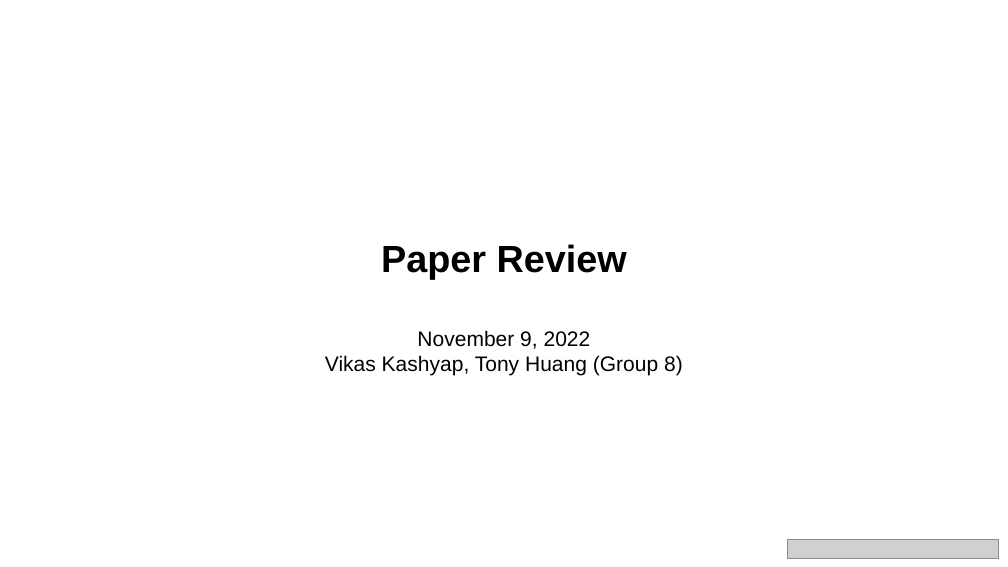
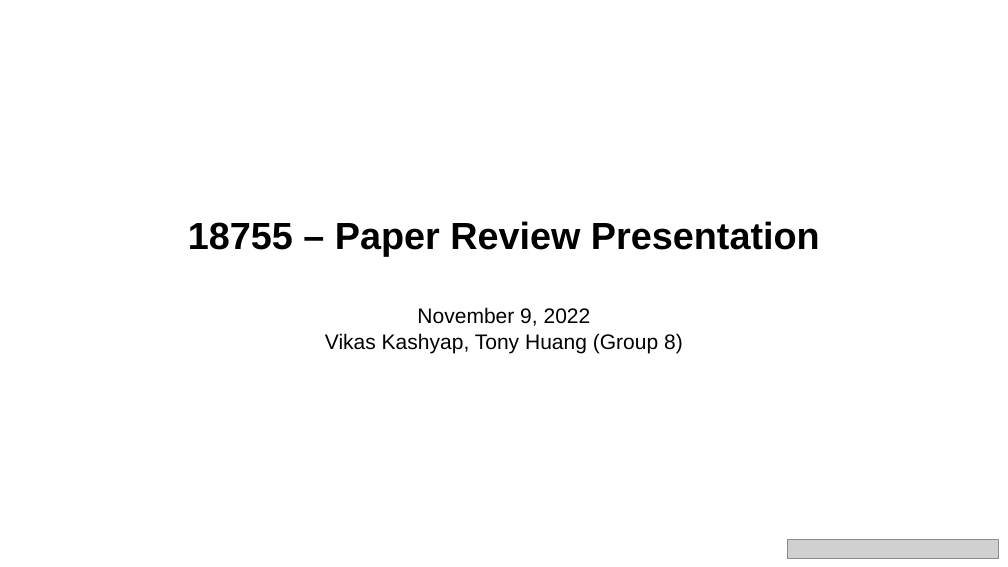
Before and after one commit to tonyrunqihuang/18755-Projects-Network-Destroy-Repair-Game, a slide deck: slide 1 of paper presentation/Paper Presentation_Group 8.pptx. Drawn at 1008x567 pixels with LibreOffice and Linux fonts; fonts in the diff are those of the drawing; grey boxes stand for pictures. Boxes give left, top, right and bottom in pixels: in the first picture for what was removed or moved away, otherwise in the second. Text is boxed around its words. In the diff, an @@ line names an element or a change of style, - is before the commit and + after.

Commit message:
Updated paper presentation

```diff
--- a/paper presentation/Paper Presentation_Group 8.pptx
+++ b/paper presentation/Paper Presentation_Group 8.pptx
@@ text "18755 – Paper Review Presentation": place and size @@
-text "18755 – Paper Review Presentation" at (325, 244, 683, 376)
+text "18755 – Paper Review Presentation" at (188, 221, 820, 353)
@@ text at (188, 221, 820, 257): text changed @@
-Paper Review
+18755 – Paper Review Presentation
```
Also in this commit, not shown: 4 other slides changed.
